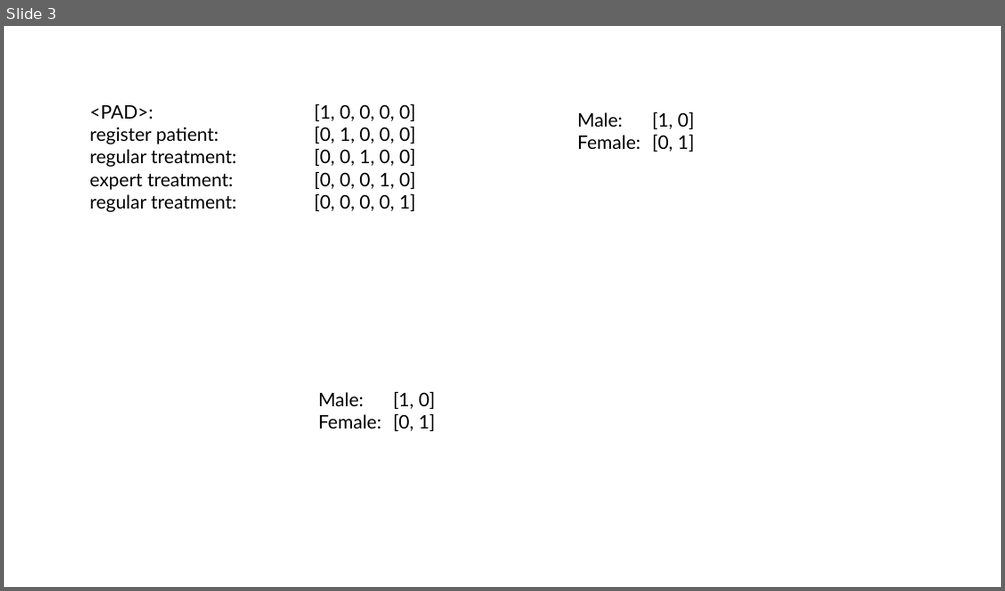
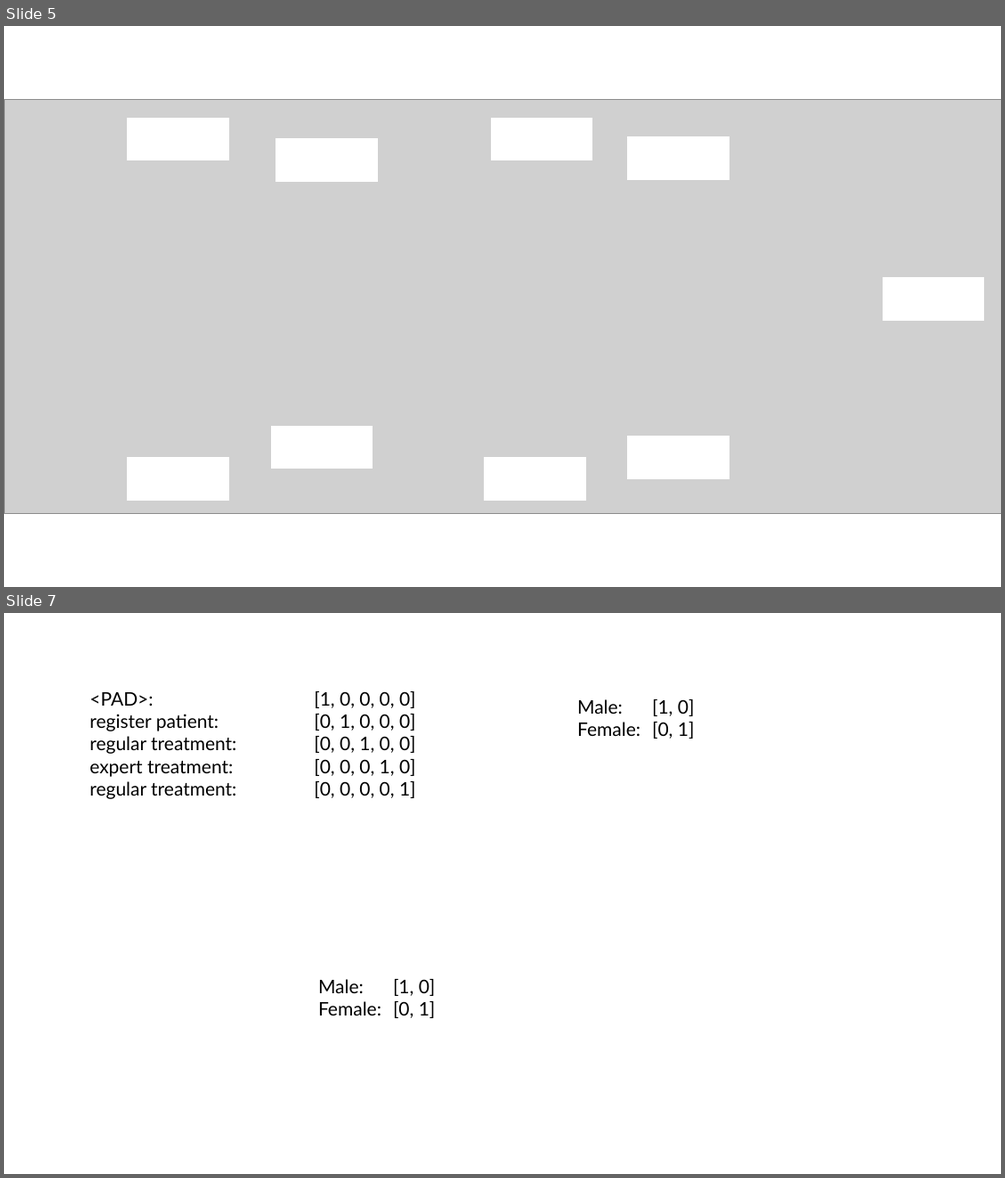
Before and after one commit to Haspeldor/process_distillation, a slide deck: gfx/gfx.pptx. Shown one above the other, each under a label of ours: slide 3 before the commit, slides 5 and 7 after it; the slides between them are not shown. The pictures are 1005x591 and 1005x1178 pixels, drawn with LibreOffice and Linux fonts; fonts in the diff are those of the drawing; grey boxes stand for pictures. Boxes give left, top, right and bottom in pixels: in the first picture for what was removed or moved away, otherwise in the second. Text is boxed around its words. In the diff, an @@ line names an element or a change of style, - is before the commit and + after.

```diff
--- a/gfx/gfx.pptx
+++ b/gfx/gfx.pptx
@@ slide 5 added at [4, 26, 1001, 587], background #FFFFFF @@
@@ picture added at [4, 99, 1001, 514] @@
@@ rectangle added at [128, 118, 228, 160], fill #FFFFFF, outline #FFFFFF 1.5 pt @@
@@ rectangle added at [492, 118, 591, 160], fill #FFFFFF, outline #FFFFFF 1.5 pt @@
@@ rectangle added at [276, 139, 376, 181], fill #FFFFFF, outline #FFFFFF 1.5 pt @@
@@ rectangle added at [629, 137, 728, 179], fill #FFFFFF, outline #FFFFFF 1.5 pt @@
@@ rectangle added at [883, 278, 984, 320], fill #FFFFFF, outline #FFFFFF 1.5 pt @@
@@ rectangle added at [272, 426, 372, 468], fill #FFFFFF, outline #FFFFFF 1.5 pt @@
@@ rectangle added at [629, 436, 728, 478], fill #FFFFFF, outline #FFFFFF 1.5 pt @@
@@ rectangle added at [128, 458, 228, 499], fill #FFFFFF, outline #FFFFFF 1.5 pt @@
@@ rectangle added at [485, 458, 585, 499], fill #FFFFFF, outline #FFFFFF 1.5 pt @@
@@ what was slide 3 is now slide 7 @@
```
Also in this commit, not shown: 2 slides changed, 5 other slides added, 27 other files.
